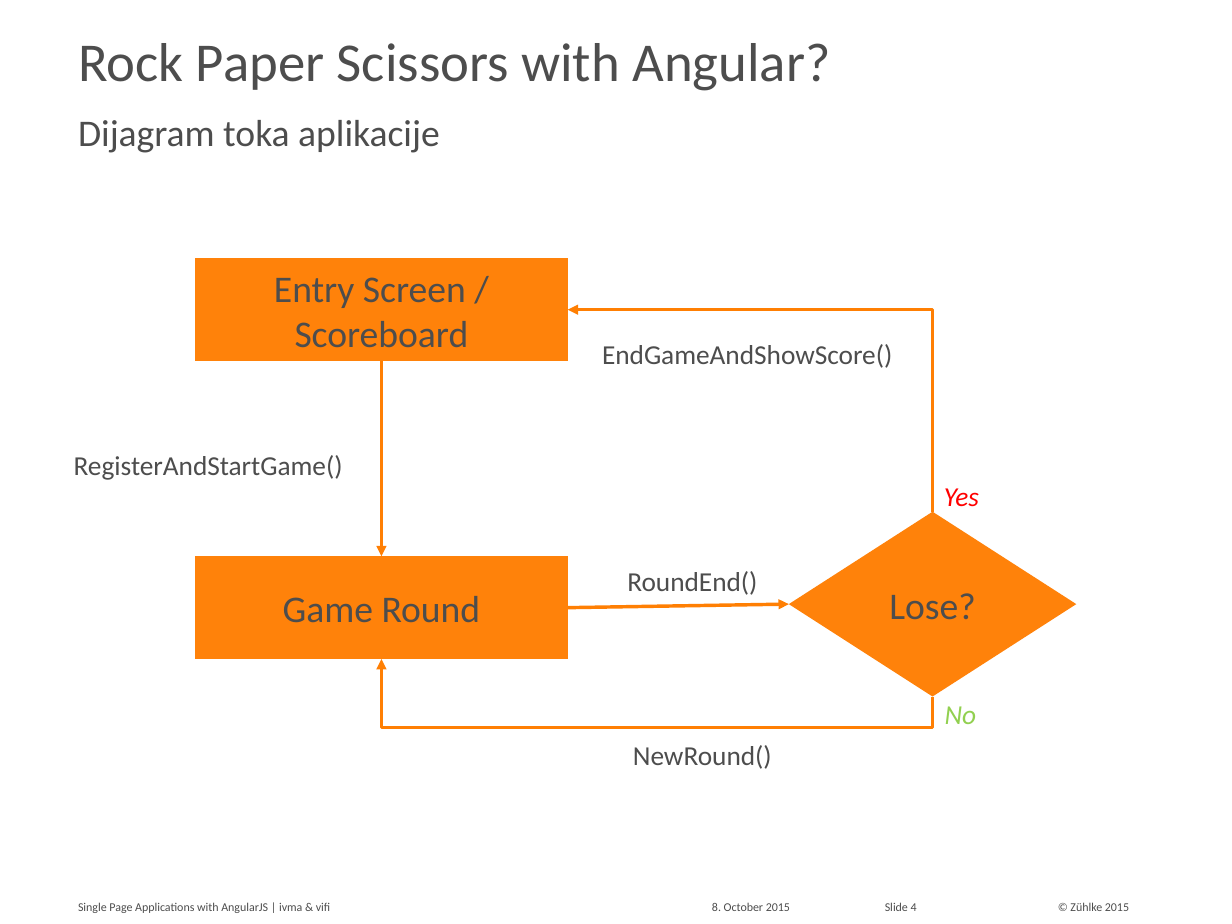
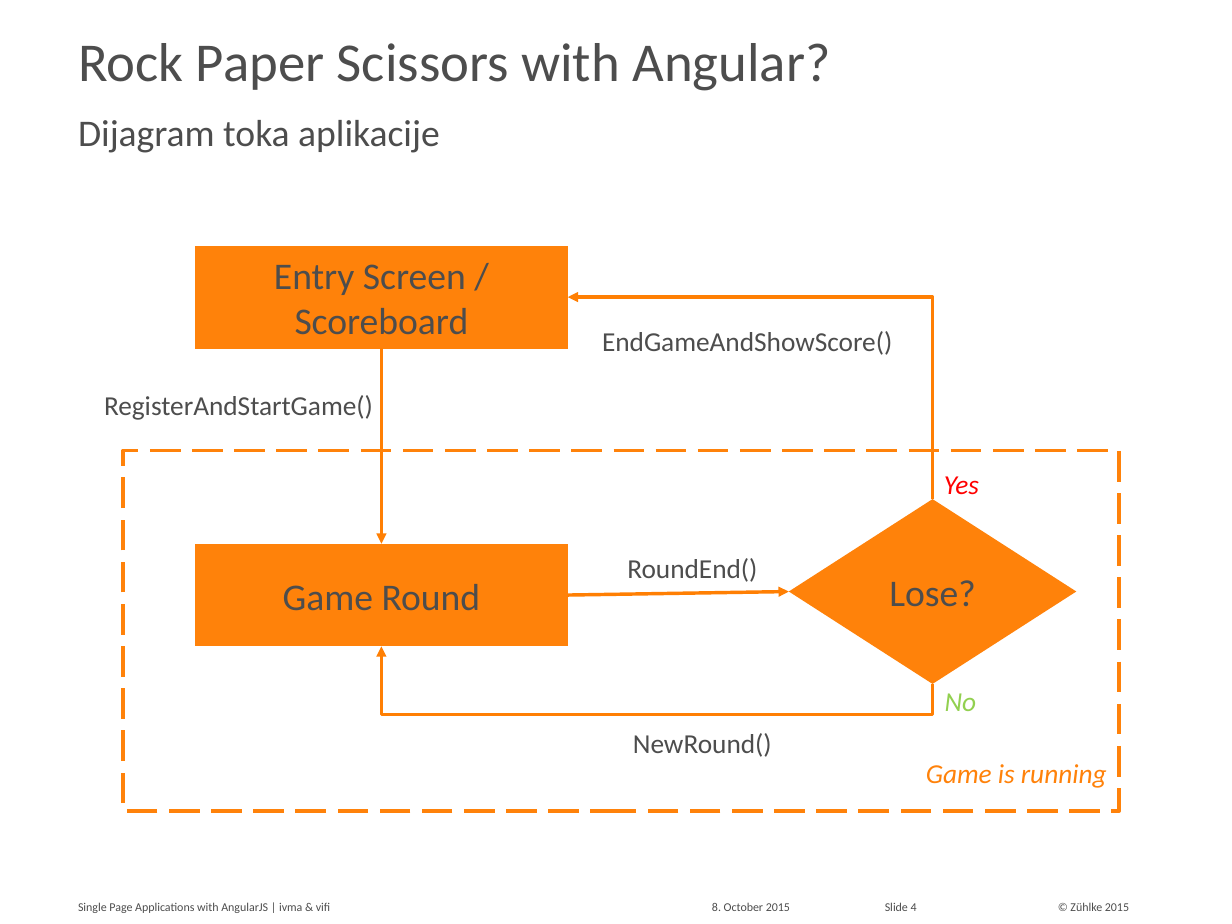
Before and after one commit to Zuehlke/Beacon-Scavenger, a slide deck: slide 4 of SAP with AngularJS.pptx. Drawn at 1232x924 pixels with LibreOffice and Linux fonts; fonts in the diff are those of the drawing; background and template pictures are left out. Boxes give left, top, right and bottom in pixels: in the first picture for what was removed or moved away, otherwise in the second. Text is boxed around its words. In the diff, an @@ line names an element or a change of style, - is before the commit and + after.

```diff
--- a/SAP with AngularJS.pptx
+++ b/SAP with AngularJS.pptx
@@ 3 texts, 2 elbow arrows, 1 diamond, 1 arrow: place and size @@
-3 texts, 2 elbow arrows, 1 diamond, 1 arrow at [382,309,1076,727]
+3 texts, 2 elbow arrows, 1 diamond, 1 arrow at [382,297,1076,715]
@@ text "RegisterAndStartGame()": place and size @@
-text "RegisterAndStartGame()" at [74,455,343,480]
+text "RegisterAndStartGame()" at [104,395,373,420]
@@ rectangle added at [123,451,1119,812], outline #FF820A 2.25 pt dashed @@
@@ 2 rectangles, 2 texts, 1 arrow: place and size @@
-2 rectangles, 2 texts, 1 arrow at [195,259,788,769]
+2 rectangles, 2 texts, 1 arrow at [195,246,788,757]
@@ text added at [926,764,1107,788], 16 pt, text #FF820A, italic @@
+Game is running
```
Also in this commit, not shown: 1 other slide changed.
